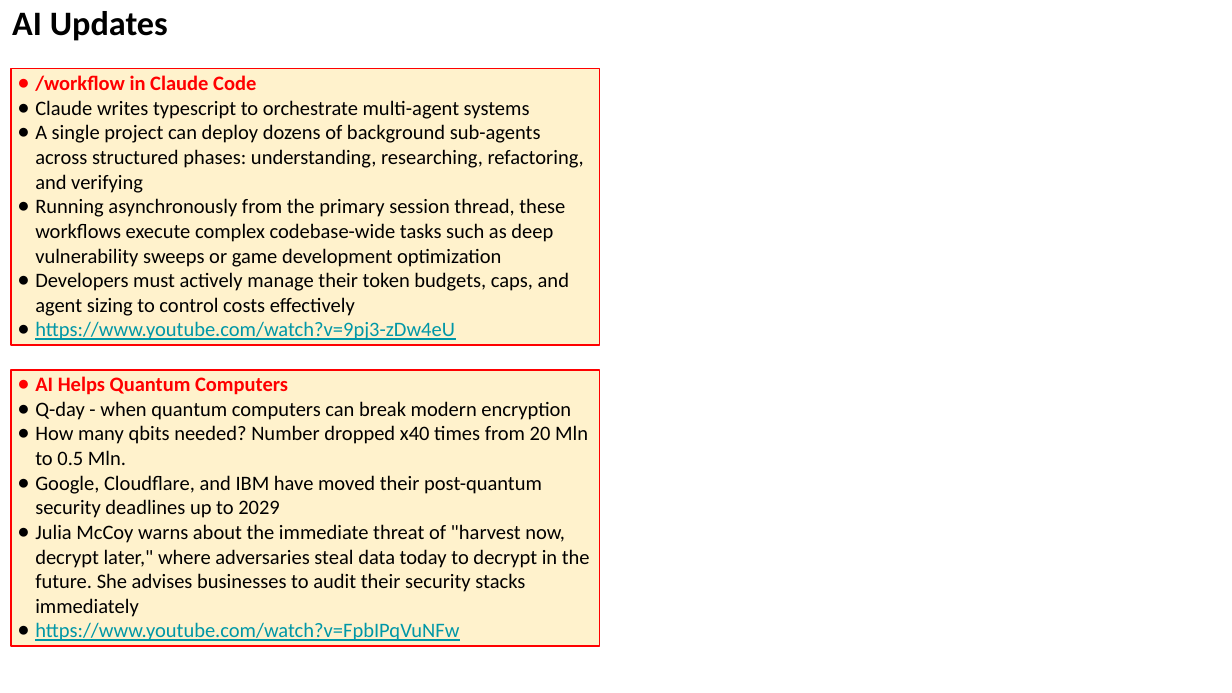
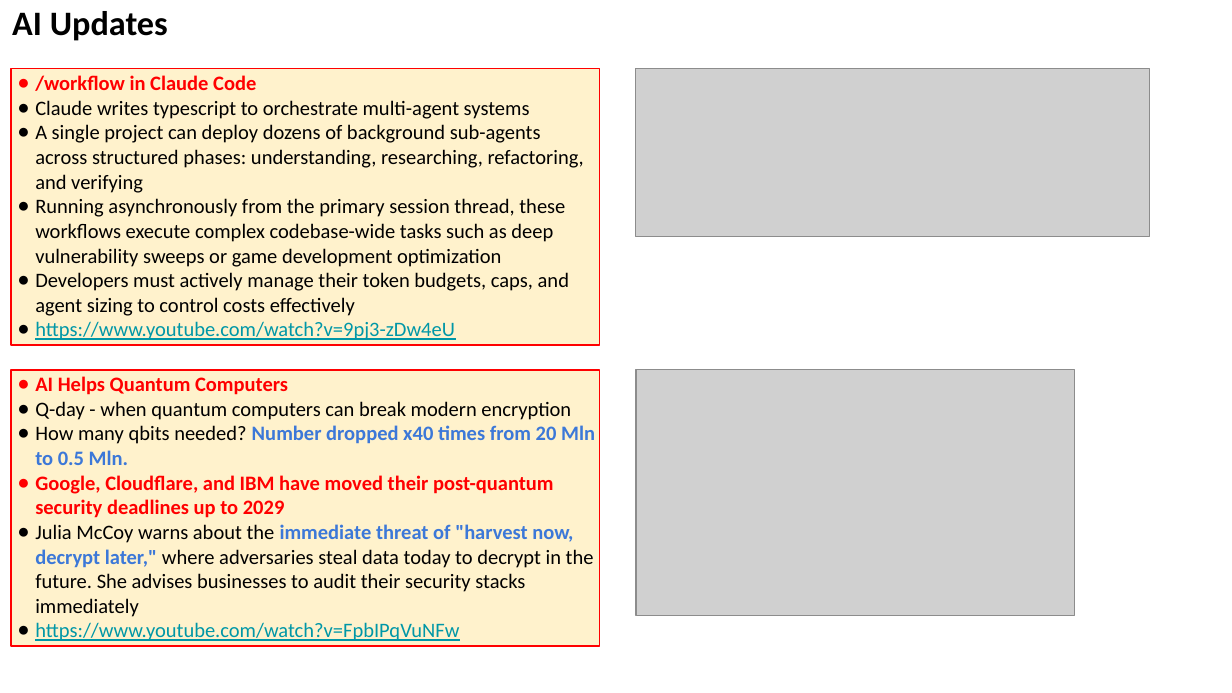
Before and after one commit to lselector/seminar, a slide deck: slide 19 of 2026/2026-07-17-AI-Updates.pptx (slide 16 before the commit). Drawn at 1232x693 pixels with LibreOffice and Linux fonts; fonts in the diff are those of the drawing; grey boxes stand for pictures. Boxes give left, top, right and bottom in pixels: in the first picture for what was removed or moved away, otherwise in the second. Text is boxed around its words. In the diff, an @@ line names an element or a change of style, - is before the commit and + after.

```diff
--- a/2026/2026-07-17-AI-Updates.pptx
+++ b/2026/2026-07-17-AI-Updates.pptx
@@ picture added at bbox=[636, 69, 1149, 237] @@
@@ picture added at bbox=[636, 370, 1074, 615] @@
@@ text in rectangle at bbox=[35, 425, 595, 617]: text colour #000000 to #3C78D8 in "Number dropped x40 times from 20 Mln ...", "immediate threat of "harvest now, decrypt later,""; bold on in "Number dropped x40 times from 20 Mln ...", "Google, Cloudflare, and IBM have moved their ...", "immediate threat of "harvest now, decrypt later,""; text colour #000000 to #FF0000 in "Google, Cloudflare, and IBM have moved their ..."; bullet colour #000000 to #FF0000 @@
```
Also in this commit, not shown: 16 other slides changed, 7 slides added.
